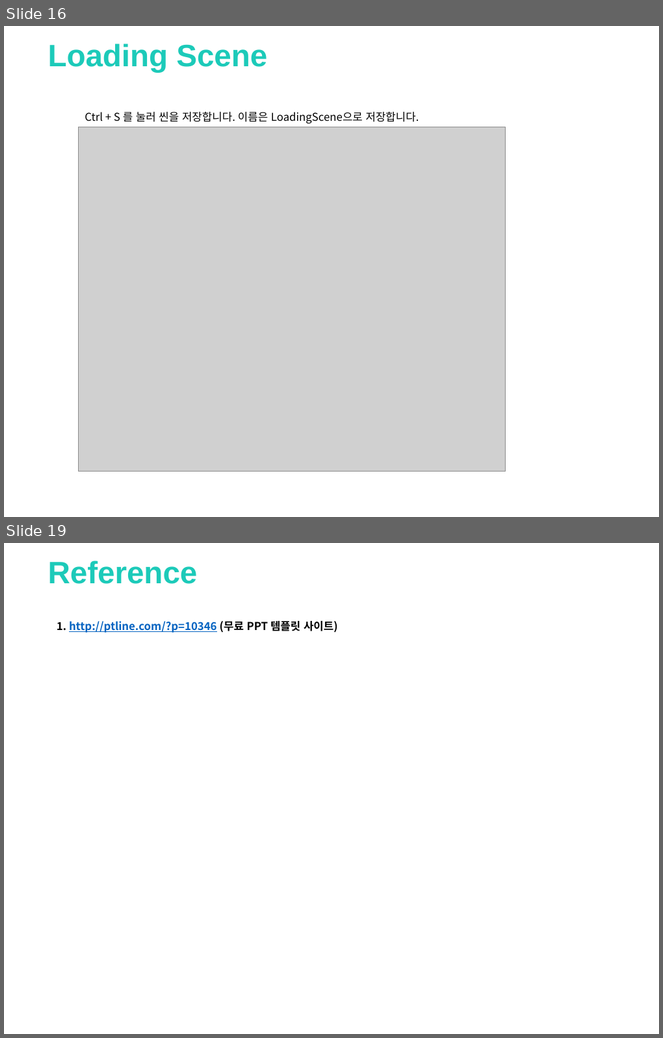
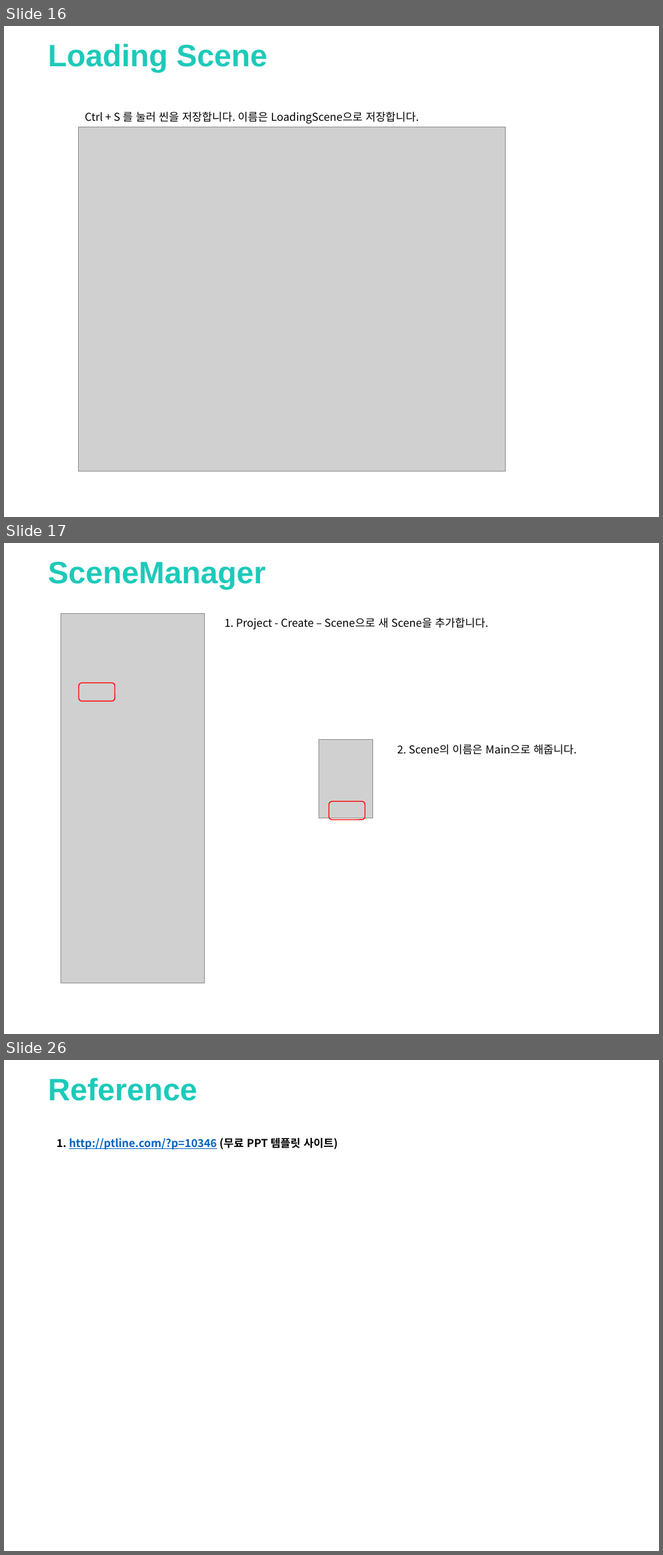
Before and after one commit to clianor/Unity-Final-Project, a slide deck: 기말과제.pptx. Shown one above the other, each under a label of ours: slides 16 and 19 before the commit, slides 16, 17 and 26 after it; the slides between them are not shown. The pictures are 663x1038 and 663x1555 pixels, drawn with LibreOffice and Linux fonts; fonts in the diff are those of the drawing; grey boxes stand for pictures; background and template pictures are left out. Boxes give left, top, right and bottom in pixels: in the first picture for what was removed or moved away, otherwise in the second. Text is boxed around its words. In the diff, an @@ line names an element or a change of style, - is before the commit and + after.

Commit message:
Loding Scene PPT Update

```diff
--- a/기말과제.pptx
+++ b/기말과제.pptx
@@ slide 17 added at (4,543,659,1034), background picture (left out) @@
@@ text added at (48,561,266,590), 34 pt, text #1CCAB9, bold @@
+SceneManager
@@ picture added at (61,613,204,983) @@
@@ text added at (224,618,488,629), 12 pt, text #000000 @@
+1. Project - Create – Scene으로 새 Scene을 추가합니다.
@@ rounded rectangle added at (79,683,114,702), outline #FF0000 1 pt @@
@@ picture added at (319,739,372,818) @@
@@ text added at (397,745,577,755), 12 pt, text #000000 @@
+2. Scene의 이름은 Main으로 해줍니다.
@@ rounded rectangle added at (329,802,365,820), outline #FF0000 1 pt @@
@@ what was slide 19 is now slide 26 @@
```
Also in this commit, not shown: 8 other slides added, 2 slides removed, 25 other files.
